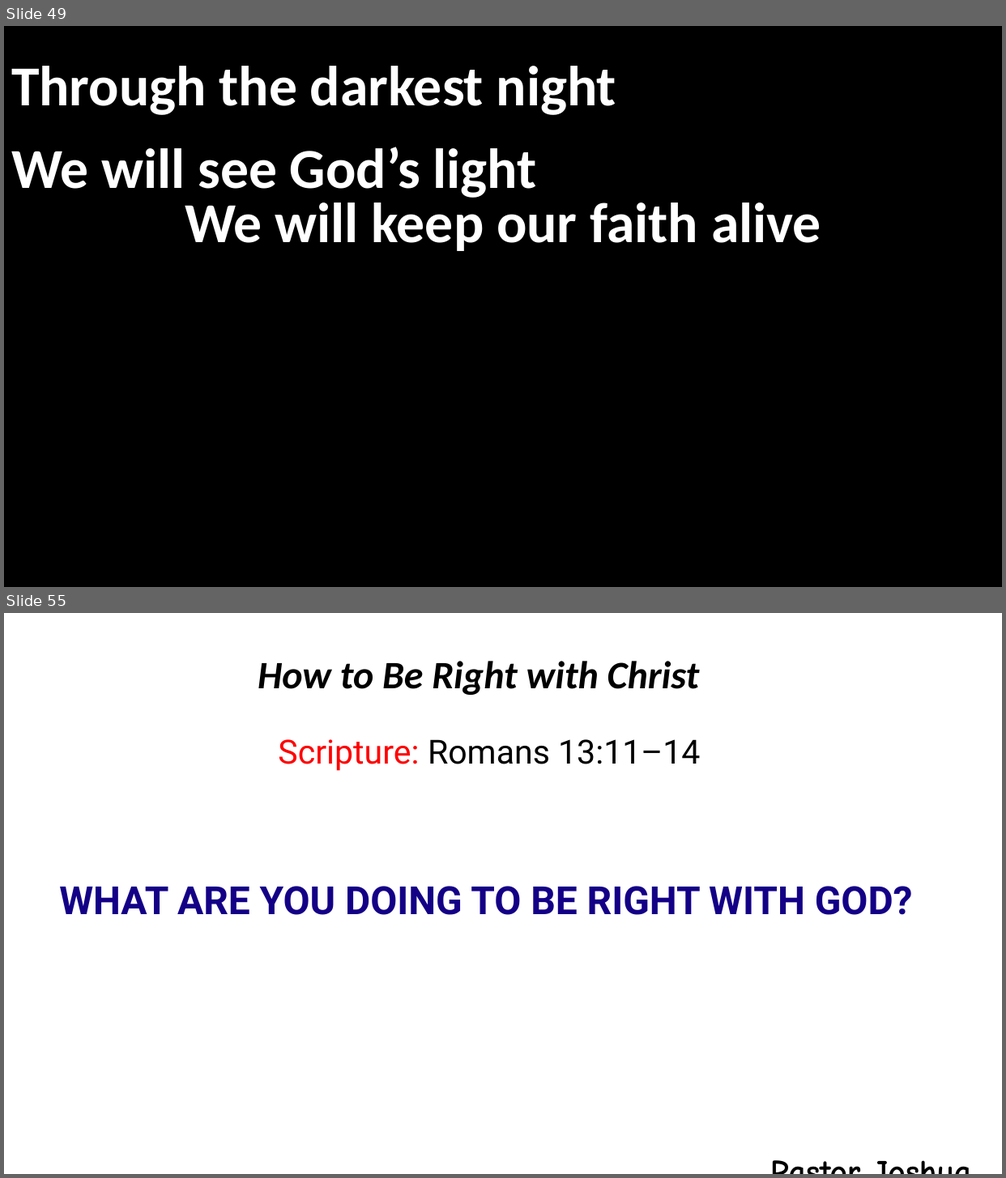
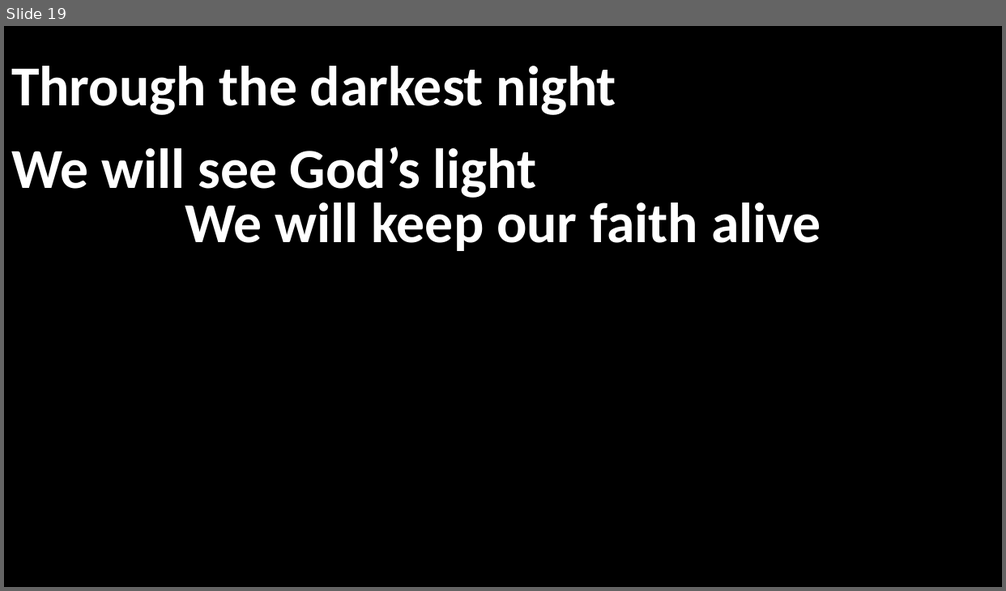
Before and after one commit to rwm6857/GraceChords, a slide deck: docs/pptx/gathered_here_within_this_place.pptx. Shown one above the other, each under a label of ours: slides 49 and 55 before the commit, slide 19 after it; the slides between them are not shown. The pictures are 1006x1178 and 1006x591 pixels, drawn with LibreOffice and Linux fonts; fonts in the diff are those of the drawing; background and template pictures are left out. Boxes give left, top, right and bottom in pixels: in the first picture for what was removed or moved away, otherwise in the second. Text is boxed around its words. In the diff, an @@ line names an element or a change of style, - is before the commit and + after.

```diff
--- a/docs/pptx/gathered_here_within_this_place.pptx
+++ b/docs/pptx/gathered_here_within_this_place.pptx
@@ slide 55 removed at (x1=4, y1=613, x2=1002, y2=1174), background picture (left out) @@
@@ rectangle removed at (x1=4, y1=647, x2=1002, y2=786) @@
@@ text removed at (x1=258, y1=661, x2=700, y2=695) @@
-How to Be Right with Christ
@@ text removed at (x1=278, y1=739, x2=700, y2=771) @@
-Scripture: Romans 13:11–14
@@ text removed at (x1=59, y1=886, x2=913, y2=915) @@
-WHAT ARE YOU DOING TO BE RIGHT WITH GOD?
@@ subtitle removed at (x1=763, y1=1152, x2=1002, y2=1174) @@
-Pastor Joshua Park
@@ what was slide 49 is now slide 19 @@
```
Also in this commit, not shown: 42 other slides removed, 24 other files.
